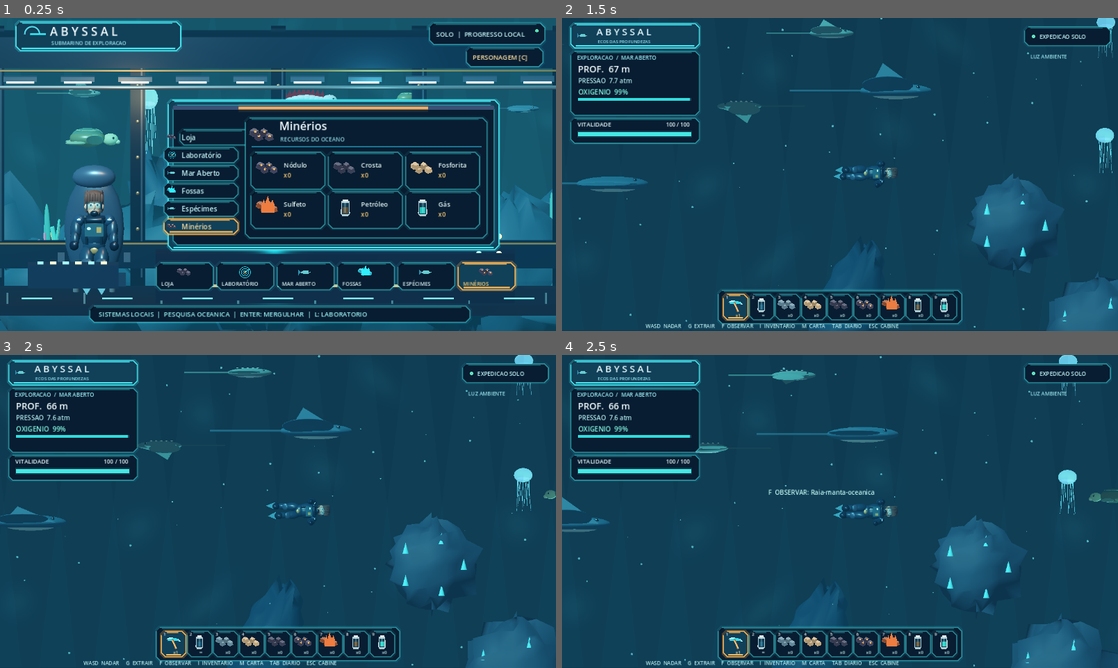
Above: before the commit, frames 1-4 (two rows, left to right).
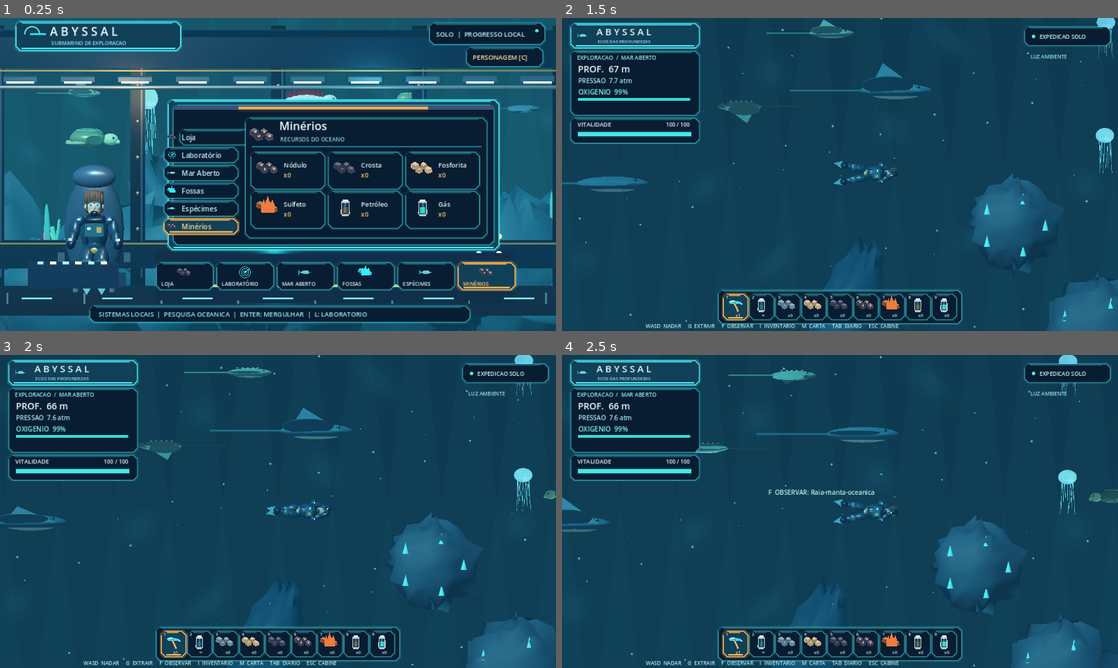
Above: after the commit, the same moments.

Repository: Esaneto/Abyssal-Godot
Game: Godot game, scene res://scenes/main.tscn
Same seed, same stepped clock (60 frames per second), same inputs: the game is played once before the commit and once after it.
Inputs (mouse positions are in pixels of both pictures, inside the frame that each line leads up to):
- Up to frame 1 (0.25 s): no input
- Up to frame 2 (1.5 s): tap Enter at 0.5 s; move the mouse to (962, 158) at 0.52 s; hold D (move_right) 0.53-1.25 s; hold G (extract) 0.53-1.25 s; click (962, 158) at 0.67 s; tap Space at 0.77, 1.07 s; drag from (728, 190) to (812, 237) at 1.27 s
- Up to frame 3 (2 s): no input
- Up to frame 4 (2.5 s): move the mouse to (895, 442) at 2.02 s; hold D (move_right) from 2.03 s (still down); tap 1 at 2.1 s

The runs differ from the first frame. In frame 1, 0.2% of the frame differs, in the area x 12-22%, y 64-75%; in frame 2, 0.2%; in frame 3, 0.2%; in frame 4, 0.2%, in the area x 48-61%, y 46-54%.

Commit message:
Correct anatomical swimming pose, forward-reaching arms and alternating kicks

Diff:
--- a/scripts/visuals3d/diver.gd
+++ b/scripts/visuals3d/diver.gd
@@ -91,7 +91,9 @@
 	suit_meshes.append(Shapes.ellipsoid(node,"Upper arm",Vector3(side*0.055,-0.23,0.02),Vector3(0.145,0.29,0.15),Color("#25435d"),0.10))
 	Shapes.ellipsoid(node,"Elbow joint",Vector3(side*0.07,-0.45,0.09),Vector3(0.125,0.12,0.14),Color("#13273b"),0.25)
 	suit_meshes.append(Shapes.ellipsoid(node,"Forearm",Vector3(side*0.085,-0.57,0.22),Vector3(0.115,0.22,0.12),Color("#25435d"),0.10))
-	Shapes.ellipsoid(node,"Glove",Vector3(side*0.10,-0.74,0.29),Vector3(0.12,0.12,0.095),Color("#111e33"),0.38)
+	Shapes.ellipsoid(node,"Glove",Vector3(side*0.10,-0.74,0.29),Vector3(0.105,0.11,0.095),Color("#111e33"),0.22)
+	Shapes.box(node,"Wrist dive computer",Vector3(side*0.12,-0.64,0.35),Vector3(0.12,0.08,0.06),Color("#172c39"),0.42)
+	Shapes.box(node,"Animated computer screen",Vector3(side*0.12,-0.64,0.39),Vector3(0.078,0.046,0.014),Color("#6edcdb"),0.12,1.65)
 	return node
 
 func _leg(side: float) -> Node3D:
@@ -143,16 +145,24 @@
 		pivot.rotation.z = -PI*0.5 if facing_right else PI*0.5
 		pivot.rotation.x = 0.10*sin(t*1.2)
 		pivot.position.y = 0.04*sin(t*2.0)
-		arm_l.rotation.x = -1.2+0.12*sin(beat)
-		arm_r.rotation.x = -1.0-0.12*sin(beat+1.0)
-		leg_l.rotation.x = sway*0.36
-		leg_r.rotation.x = -sway*0.36
+		arm_l.rotation.z = 2.77+0.10*sin(beat)
+		arm_r.rotation.z = -2.77-0.10*sin(beat+0.8)
+		arm_l.rotation.x = -0.12
+		arm_r.rotation.x = 0.13
+		leg_l.rotation.z = sway*0.24
+		leg_r.rotation.z = -sway*0.24
+		leg_l.rotation.x = sway*0.13
+		leg_r.rotation.x = -sway*0.13
 	else:
 		pivot.rotation.z = 0.0
 		pivot.rotation.x = 0.0
 		pivot.position.y = 0.012*sin(t*1.2)
+		arm_l.rotation.z = -0.12
+		arm_r.rotation.z = 0.12
 		arm_l.rotation.x = -0.45+0.04*sin(t*1.3)
 		arm_r.rotation.x = -0.45+0.04*sin(t*1.3+0.9)
+		leg_l.rotation.z = 0.0
+		leg_r.rotation.z = 0.0
 		leg_l.rotation.x = -0.75
 		leg_r.rotation.x = -0.75
 	skull.rotation.z = sin(t*0.72)*0.023
